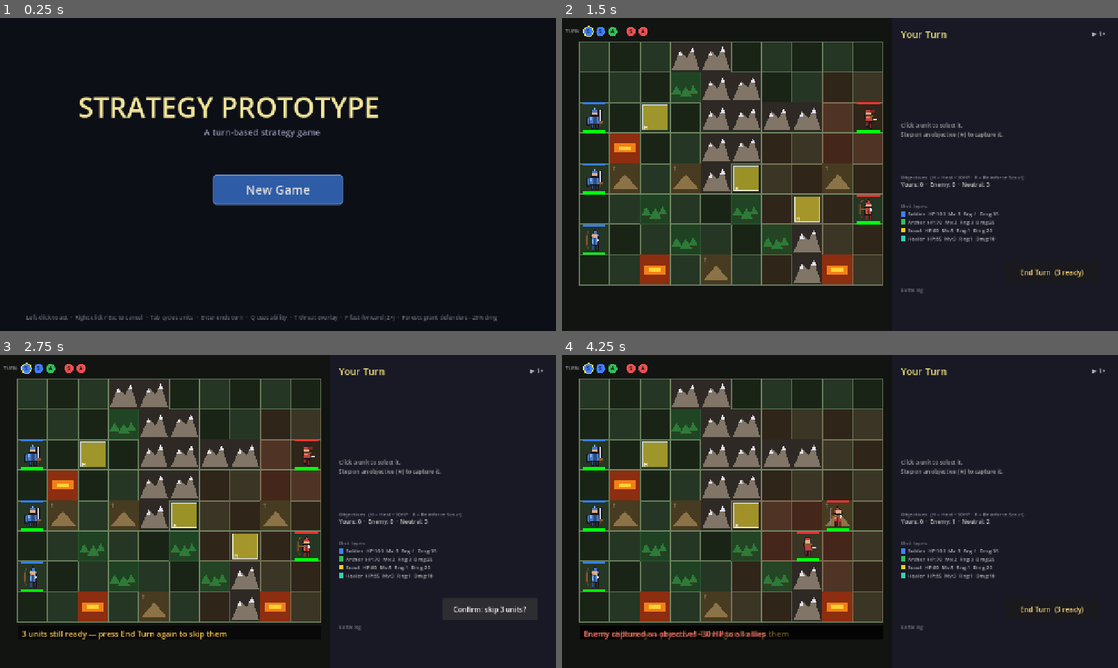
Above: before the commit, frames 1-4 (two rows, left to right).
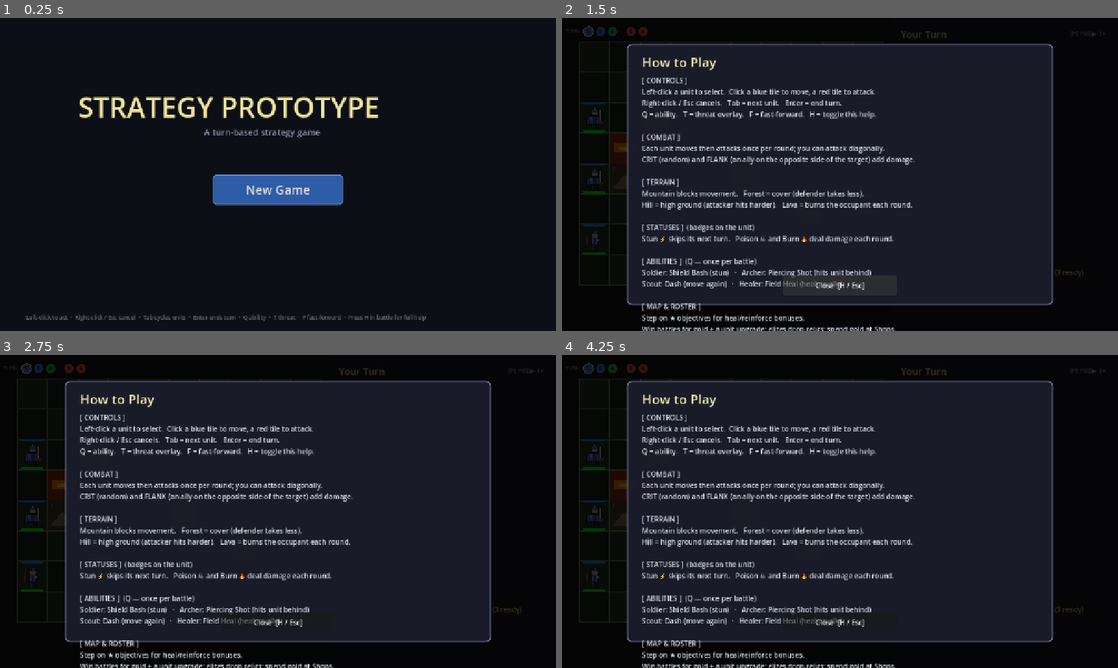
Above: after the commit, the same moments.

Repository: kabuumu/strategy-prototype
Game: Godot game, scene res://src/title/title.tscn
Same seed, same stepped clock (60 frames per second), same inputs: the game is played once before the commit and once after it.
Inputs (mouse positions are in pixels of both pictures, inside the frame that each line leads up to):
- Up to frame 1 (0.25 s): no input
- Up to frame 2 (1.5 s): click "New Game" at 0.5 s; click "Battle" at 1.25 s
- Up to frame 3 (2.75 s): click "End Turn (3 ready)" at 2 s
- Up to frame 4 (4.25 s): click "Confirm: skip 3 units?" (after the commit: "End Turn (3 ready)") at 2.75 s; click (1051, 608) at 3.5 s, where only the run after the commit has a clickable "End Turn (3 ready)"

The runs differ from the first frame. In frame 1, 0.5% of the frame differs, in the area x 21-90%, y 94-97%; in frame 2, 51%; in frame 3, 53%; in frame 4, 53%, in the area x 0-100%, y 0-100%.

Commit message:
Add onboarding: in-battle help overlay + first-battle auto-show
- press H (or ? / a panel hint button) to toggle a "How to Play" overlay
  covering controls, combat, terrain, statuses, abilities, and map/roster
- works in any phase and swallows board input while open; Esc closes
- auto-opens once on the first battle ever, tracked by a persisted
  tutorial_seen meta flag so it won't nag again
- "[H] Help" hint shown in the battle panel; title-screen hint points to it
  (also fixed its stale forest −25% text)

Co-Authored-By: Claude Opus 4.8 <noreply@anthropic.com>

Diff:
--- a/src/battle/battle.gd
+++ b/src/battle/battle.gd
@@ -92,6 +92,7 @@
 var _ability_desc_lbl: Label
 var _ability_icon_lbl: Label
 var _ability_hint_lbl: Label
+var _help_overlay: Control = null
 var _ability_bg:       ColorRect
 var _end_btn:          Button
 
@@ -135,8 +136,12 @@
 	_generate_terrain()
 	_spawn_units()
 	_update_ui()
+	# First battle ever → auto-open the help panel once.
+	if not GameManager.tutorial_seen:
+		_toggle_help()
+		GameManager.mark_tutorial_seen()
 	# Boss-fight intro overlay
-	if GameManager.is_final_battle(GameManager.pending_battle_tier,
+	elif GameManager.is_final_battle(GameManager.pending_battle_tier,
 			GameManager.pending_battle_elite):
 		_show_boss_intro()
 
@@ -456,6 +461,11 @@
 	_end_btn = _make_button("End Turn", Vector2(PANEL_X + 258.0, 560.0), Vector2(220.0, 50.0))
 	_end_btn.pressed.connect(_on_end_turn)
 	add_child(_end_btn)
+
+	var help_hint := _make_label(13, Color(0.60, 0.62, 0.72))
+	help_hint.text     = "[H] Help"
+	help_hint.position = Vector2(PANEL_X + 410.0, 26.0)
+	add_child(help_hint)
 
 	# Battle log — last few combat events, sits below the action buttons
 	var log_header := _make_label(11, Color(0.45, 0.45, 0.50))
@@ -923,6 +933,17 @@
 # Input
 # ---------------------------------------------------------------------------
 func _input(event: InputEvent) -> void:
+	# Help toggle works in any phase (and while the help panel is open).
+	if event is InputEventKey and event.pressed and not event.echo \
+			and event.keycode in [KEY_H, KEY_SLASH, KEY_QUESTION]:
+		_toggle_help()
+		return
+	# While help is open: Esc closes it; swallow all other input so board clicks
+	# don't fall through.
+	if _help_overlay != null:
+		if event is InputEventKey and event.pressed and event.keycode == KEY_ESCAPE:
+			_toggle_help()
+		return
 	if phase in [Phase.AI_ACTING, Phase.BATTLE_WON, Phase.BATTLE_LOST]:
 		return
 
@@ -2053,6 +2074,86 @@
 	tw.tween_callback(holder.queue_free)
 
 # ---------------------------------------------------------------------------
+# Help overlay
+# ---------------------------------------------------------------------------
+const HELP_TEXT := """[ CONTROLS ]
+Left-click a unit to select.  Click a blue tile to move, a red tile to attack.
+Right-click / Esc cancels.   Tab = next unit.   Enter = end turn.
+Q = ability.   T = threat overlay.   F = fast-forward.   H = toggle this help.
+
+[ COMBAT ]
+Each unit moves then attacks once per round; you can attack diagonally.
+CRIT (random) and FLANK (an ally on the opposite side of the target) add damage.
+
+[ TERRAIN ]
+Mountain blocks movement.   Forest = cover (defender takes less).
+Hill = high ground (attacker hits harder).   Lava = burns the occupant each round.
+
+[ STATUSES ]  (badges on the unit)
+Stun ⚡ skips its next turn.   Poison ☠ and Burn 🔥 deal damage each round.
+
+[ ABILITIES ]  (Q — once per battle)
+Soldier: Shield Bash (stun)   ·   Archer: Piercing Shot (hits unit behind)
+Scout: Dash (move again)   ·   Healer: Field Heal (heal an ally)
+
+[ MAP & ROSTER ]
+Step on ★ objectives for heal/reinforce bonuses.
+Win battles for gold + a unit upgrade; elites drop relics; spend gold at Shops.
+HP carries between battles and the fallen stay dead — permadeath."""
+
+func _toggle_help() -> void:
+	if _help_overlay != null:
+		_help_overlay.queue_free()
+		_help_overlay = null
+		return
+	_help_overlay = _build_help_overlay()
+	add_child(_help_overlay)
+
+func _build_help_overlay() -> Control:
+	var root := Control.new()
+	root.z_index = 200
+
+	var dim := ColorRect.new()
+	dim.color = Color(0.0, 0.0, 0.0, 0.78)
+	dim.size  = Vector2(1280.0, 720.0)
+	root.add_child(dim)
+
+	var panel := Panel.new()
+	panel.position = Vector2(150.0, 60.0)
+	panel.size     = Vector2(980.0, 600.0)
+	var s := StyleBoxFlat.new()
+	s.bg_color = Color(0.10, 0.11, 0.16, 0.98)
+	for side in ["left", "right", "top", "bottom"]:
+		s.set("border_width_" + side, 2)
+	s.border_color = Color(0.55, 0.60, 0.80)
+	for corner in ["corner_radius_top_left", "corner_radius_top_right",
+			"corner_radius_bottom_left", "corner_radius_bottom_right"]:
+		s.set(corner, 10)
+	panel.add_theme_stylebox_override("panel", s)
+	root.add_child(panel)
+
+	var title := Label.new()
+	title.text = "How to Play"
+	title.add_theme_font_size_override("font_size", 30)
+	title.modulate = Color(0.95, 0.92, 0.70)
+	title.position = Vector2(34.0, 20.0)
+	panel.add_child(title)
+
+	var body := Label.new()
+	body.text = HELP_TEXT
+	body.add_theme_font_size_override("font_size", 16)
+	body.modulate = Color(0.85, 0.88, 0.92)
+	body.position = Vector2(34.0, 72.0)
+	body.size     = Vector2(912.0, 470.0)
+	body.autowrap_mode = TextServer.AUTOWRAP_WORD_SMART
+	panel.add_child(body)
+
+	var close := _make_button("Close  [H / Esc]", Vector2(360.0, 532.0), Vector2(260.0, 46.0))
+	close.pressed.connect(_toggle_help)
+	panel.add_child(close)
+	return root
+
+# ---------------------------------------------------------------------------
 # Win / Loss overlays
 # ---------------------------------------------------------------------------
 var _gold_reward: int = 0
--- a/src/game_manager.gd
+++ b/src/game_manager.gd
@@ -115,6 +115,7 @@
 var best_streak_ever: int = 0   # persists across runs
 var best_tier_reached: int = 0  # persists across runs (1-based; 5 = boss cleared)
 var total_runs: int = 0         # persists across runs
+var tutorial_seen: bool = false # persists; first-battle help auto-shows once
 var last_run_battles_won: int = 0  # snapshot of the run that just ended (in-memory only)
 var last_run_tier_reached: int = 0
 var last_run_won: bool = false
@@ -184,13 +185,21 @@
 	best_streak_ever  = int(cfg.get_value("meta", "best_streak_ever",  0))
 	best_tier_reached = int(cfg.get_value("meta", "best_tier_reached", 0))
 	total_runs        = int(cfg.get_value("meta", "total_runs",        0))
+	tutorial_seen     = bool(cfg.get_value("meta", "tutorial_seen",    false))
 
 func _save_meta() -> void:
 	var cfg := ConfigFile.new()
 	cfg.set_value("meta", "best_streak_ever",  best_streak_ever)
 	cfg.set_value("meta", "best_tier_reached", best_tier_reached)
 	cfg.set_value("meta", "total_runs",        total_runs)
+	cfg.set_value("meta", "tutorial_seen",     tutorial_seen)
 	cfg.save(META_PATH)
+
+# Mark the first-battle help as seen (persists so it won't auto-open again).
+func mark_tutorial_seen() -> void:
+	if not tutorial_seen:
+		tutorial_seen = true
+		_save_meta()
 
 # ---------------------------------------------------------------------------
 # Map generation
--- a/src/title/title.gd
+++ b/src/title/title.gd
@@ -54,7 +54,7 @@
 	# Controls hint
 	# -----------------------------------------------------------------------
 	var hint := Label.new()
-	hint.text = "Left-click to act  ·  Right-click / Esc to cancel  ·  Tab cycles units  ·  Enter ends turn  ·  Q uses ability  ·  T threat overlay  ·  F fast-forward (2×)  ·  Forests grant defenders −25% dmg"
+	hint.text = "Left-click to act  ·  Right-click / Esc cancel  ·  Tab cycles units  ·  Enter ends turn  ·  Q ability  ·  T threat  ·  F fast-forward  ·  Press H in battle for full help"
 	hint.add_theme_font_size_override("font_size", 13)
 	hint.modulate = Color(0.40, 0.40, 0.45)
 	hint.position = Vector2(60.0, 680.0)
